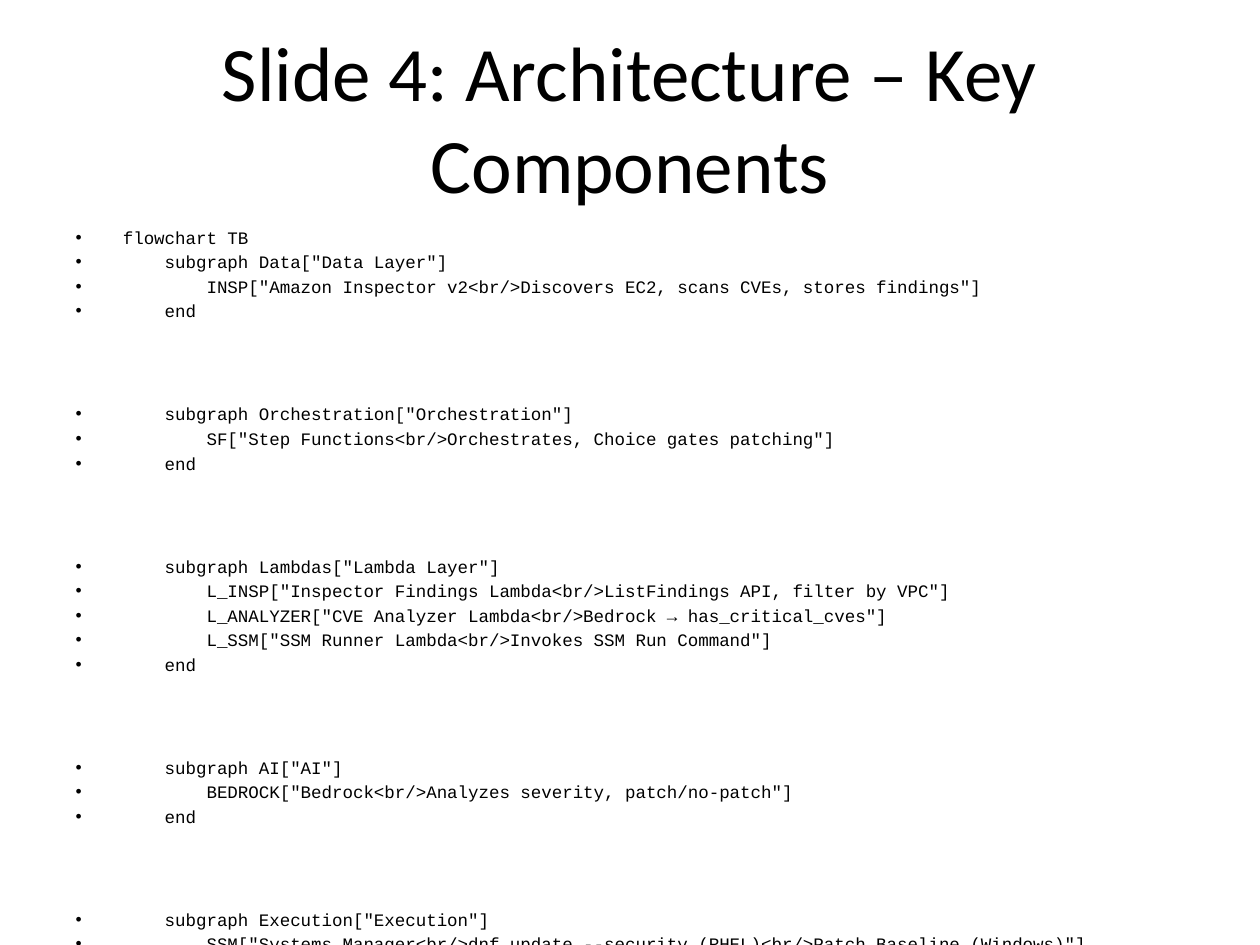
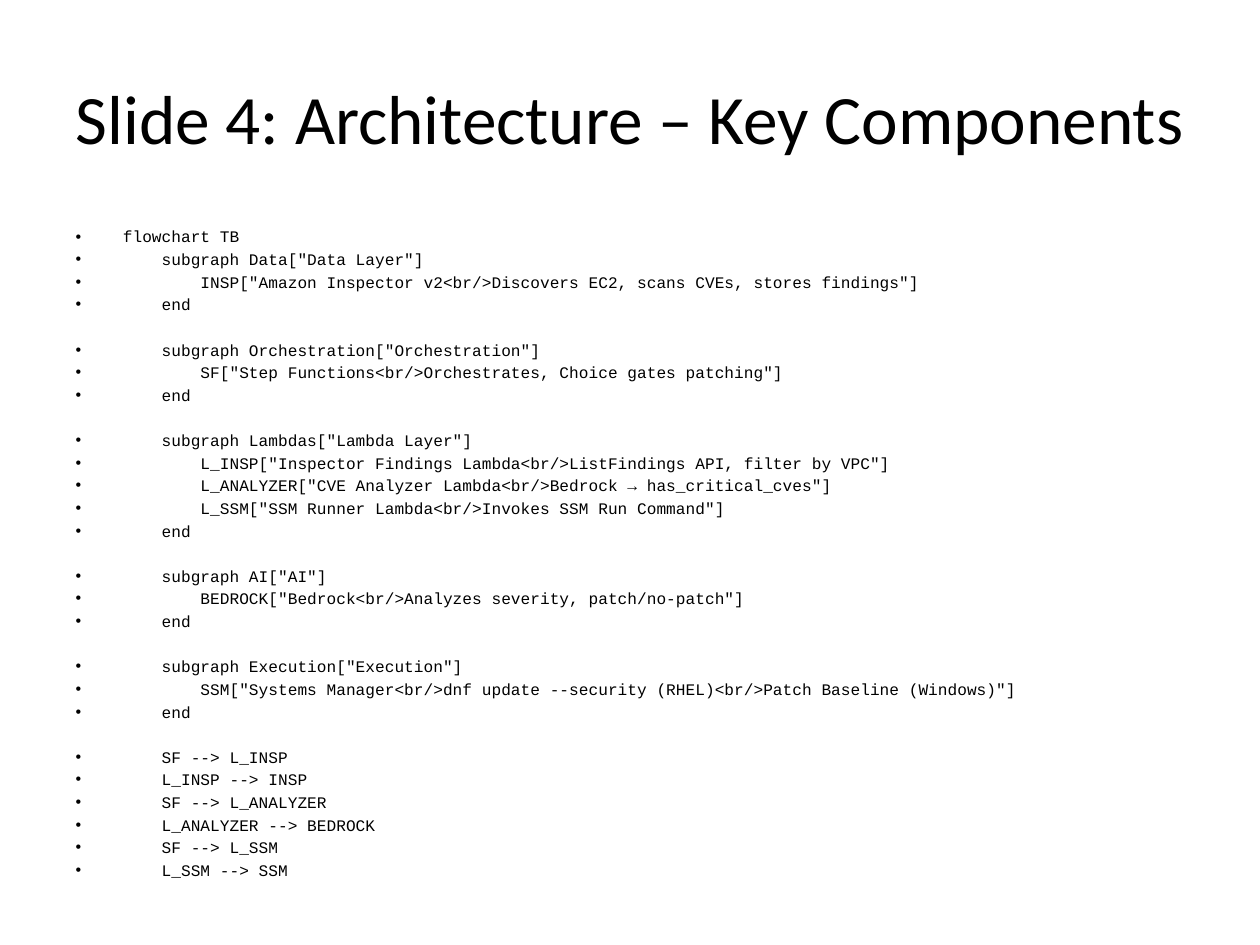
Before and after one commit to ckbitra/aiops-r8, a slide deck: slide 8 of docs/aiops_r8_presentation.pptx (slide 5 before the commit). Drawn at 1260x945 pixels with LibreOffice and Linux fonts; fonts in the diff are those of the drawing. Boxes give left, top, right and bottom in pixels: in the first picture for what was removed or moved away, otherwise in the second. Text is boxed around its words. In the diff, an @@ line names an element or a change of style, - is before the commit and + after.

```diff
--- a/docs/aiops_r8_presentation.pptx
+++ b/docs/aiops_r8_presentation.pptx
@@ title "Slide 4: Architecture – Key ..." at (x1=76, y1=96, x2=1183, y2=156): size 44 to 39.6 pt @@
@@ text "flowchart TB" at (x1=123, y1=231, x2=1016, y2=855): size 10 to 9.2 pt @@
```
Also in this commit, not shown: 3 other slides changed, 3 slides added, 4 other files.
